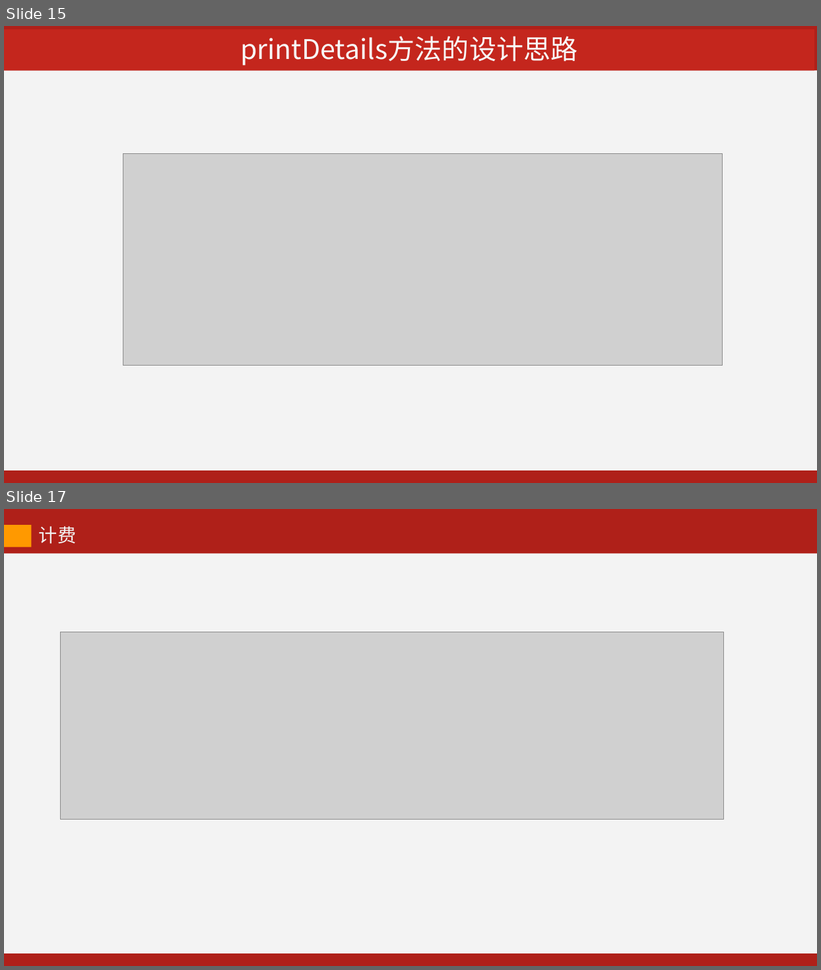
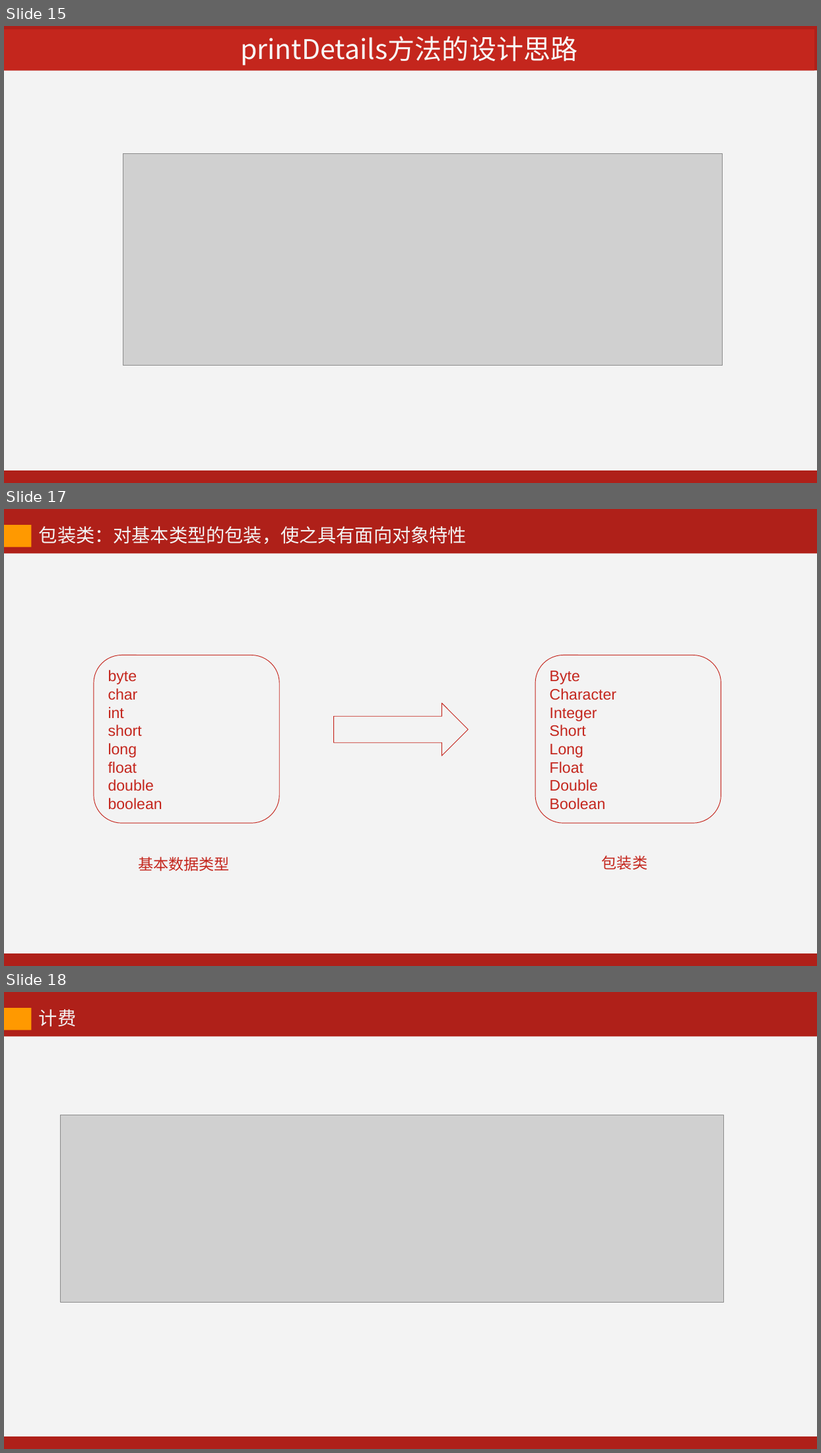
Before and after one commit to kevinjoyce/JavaCourseWare, a slide deck: PPT/每次课PPT/08 Java API-2.pptx. Shown one above the other, each under a label of ours: slides 15 and 17 before the commit, slides 15, 17 and 18 after it; the slides between them are not shown. The pictures are 821x970 and 821x1453 pixels, drawn with LibreOffice and Linux fonts; fonts in the diff are those of the drawing; grey boxes stand for pictures. Boxes give left, top, right and bottom in pixels: in the first picture for what was removed or moved away, otherwise in the second. Text is boxed around its words. In the diff, an @@ line names an element or a change of style, - is before the commit and + after.

Commit message:
JavaAPI第2次课，加了对包装类的说明

```diff
--- a/PPT/每次课PPT/08 Java API-2.pptx
+++ b/PPT/每次课PPT/08 Java API-2.pptx
@@ slide 17 added at <box>4,509,817,966</box>, background #AF2019 @@
@@ rectangle added at <box>4,525,32,547</box>, fill #FF9900 @@
@@ text added at <box>39,526,467,544</box>, 22 pt, text #F3F3F3 @@
+包装类：对基本类型的包装，使之具有面向对象特性
@@ rectangle added at <box>4,553,817,953</box>, fill #F3F3F3 @@
@@ rounded rectangle added at <box>94,656,279,824</box>, outline #C4261D 0.75 pt, 18 pt, text #C4261D @@
+byte
+char
+int
+short
+long
+float
+double
+boolean
@@ rounded rectangle added at <box>535,656,721,824</box>, outline #C4261D 0.75 pt, 18 pt, text #C4261D @@
+Byte
+Character
+Integer
+Short
+Long
+Float
+Double
+Boolean
@@ right arrow added at <box>334,703,468,756</box>, outline #C4261D 0.75 pt @@
@@ text added at <box>138,857,230,871</box>, 18 pt, text #C4261D @@
+基本数据类型
@@ text added at <box>602,855,648,870</box>, 18 pt, text #C4261D @@
+包装类
@@ what was slide 17 is now slide 18 @@
```
Also in this commit, not shown: 1 slide changed, 1 other file.
